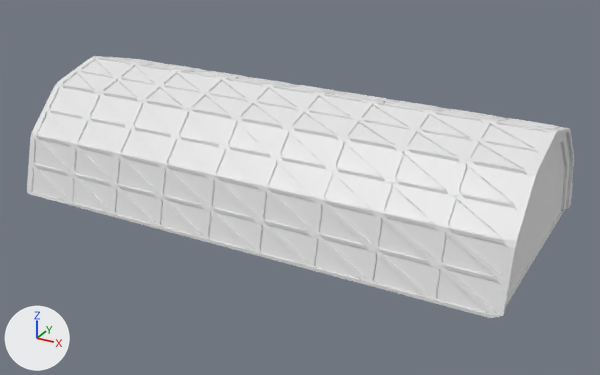
A saved change to the FBX model Assets/map/magazine.fbx.
Before and after are seen from a 50 mm lens placed at (20.43, -32.04, 25.27), pointed at (0.83, 3.59, 7.46). The axes (+X, +Y, +Z) are drawn at lower left. The lights are the same throughout. Where no turn or scale is listed for an object, it has been applied to the vertices. Vertices at the same position are counted once.

The scene before the commit, as lines of its bpy script (objects in view):
```python
me_cylinder_021 = bpy.data.meshes.new('Cylinder.021')
me_cylinder_021.from_pydata(...)  # 13740 vertices, 14223 faces; spans x -13.5..13.6, y -6.3..6.3, z -0.1..6.3
ob_cylinder_001 = bpy.data.objects.new('Cylinder.001', me_cylinder_021)
ob_cylinder_001.location = (0.07, 4.19, 6.35)
```
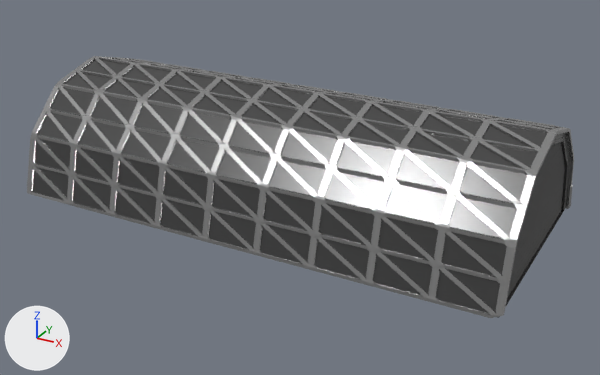
Patch to the scene script:
```diff
--- a/Assets/map/magazine.fbx.py
+++ b/Assets/map/magazine.fbx.py
@@ mat_black_glass @@
+mat_black_glass = principled_material('black_glass')
+mat_black_glass.base_color = (0.0469, 0.0469, 0.0469)  # black #3d3d3d
+mat_black_glass.roughness = 0.256
@@ mat_metal @@
+mat_metal = principled_material('metal')
+mat_metal.base_color = (0.346, 0.346, 0.346)  # grey #9f9f9f
+mat_metal.metallic = 0.687
+mat_metal.roughness = 0.26
@@ mat_material_002 @@
+mat_material_002 = principled_material('Material.002')
+mat_material_002.base_color = (0.0922, 0.0922, 0.0922)  # dark grey #565656
+mat_material_002.metallic = 0.767
+mat_material_002.roughness = 0.744
@@ me_cylinder_021 @@
 me_cylinder_021.from_pydata(...)  # 13740 vertices, 14223 faces; spans x -13.5..13.6, y -6.3..6.3, z -0.1..6.3
 # used by ob_cylinder_001; location = (0.07, 4.19, 6.35)
+# me_cylinder_021 part 1: 13466 of the faces centred in x -13.5..13.5, y -6.3..6.3, z -0.1..6.3 switch from no material to mat_metal (grey #9f9f9f)
+# me_cylinder_021 part 2: 493 of the faces centred in x 12.9..13.2, y -5.6..5.6, z 0.0..5.5 switch from no material to mat_material_002 (dark grey #565656)
+# me_cylinder_021 part 3: 264 of the faces centred in x -13.3..13.3, y -6.1..6.1, z 0.0..6.1 switch from no material to mat_black_glass (black #3d3d3d)
```

Boxes [x1, y1, x2, y2] around the edits, measured in the pictures (600 x 375 px):
part 1 of me_cylinder_021, recoloured (white to grey)
    both: [27, 56, 574, 318]
part 2 of me_cylinder_021, recoloured (grey to black)
    both: [507, 142, 565, 298]
part 3 of me_cylinder_021, recoloured (white to grey)
    both: [32, 59, 570, 318]
